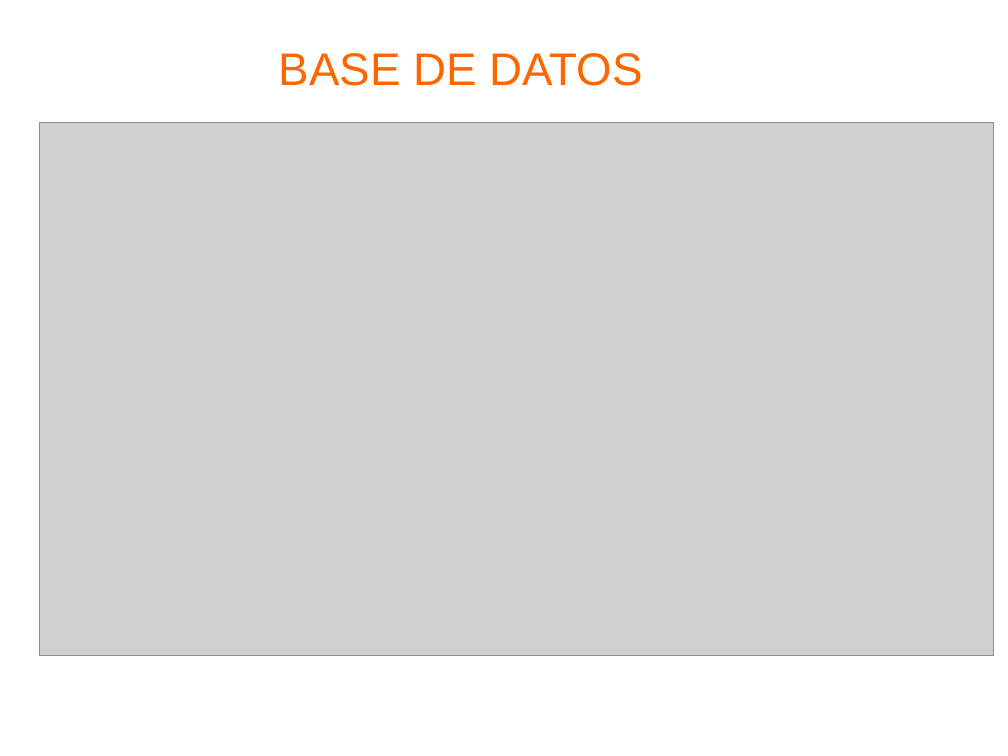
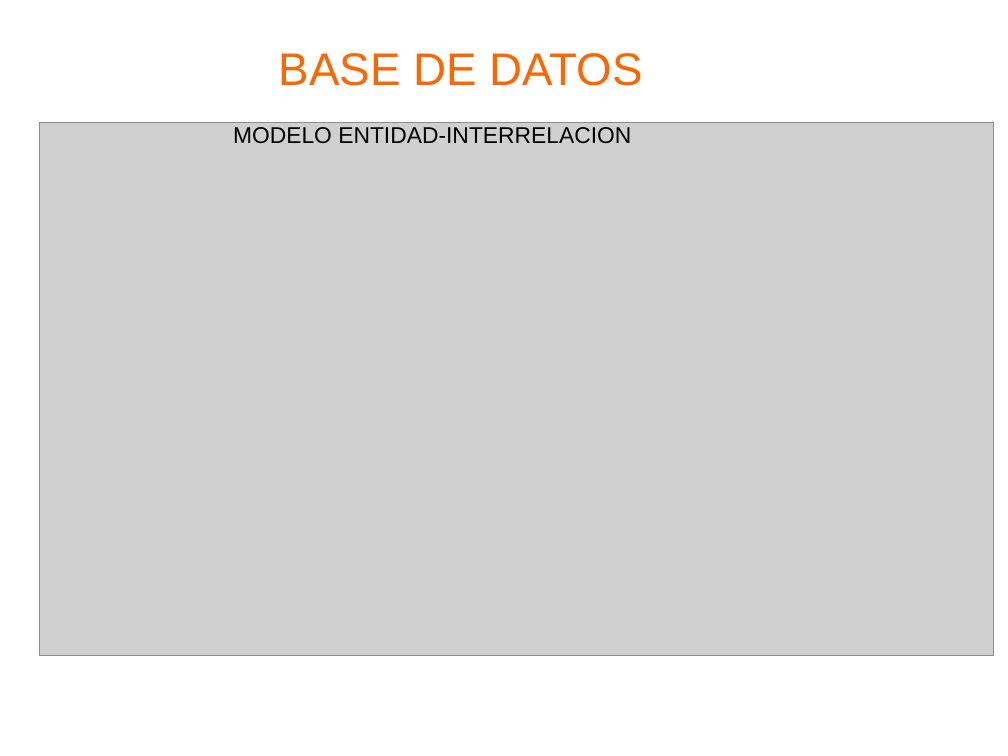
Before and after one commit to i52eszur/carneaerp, a slide deck: slide 15 of documentacion/presentacion/presentacion.odp (slide 13 before the commit). Drawn at 1008x756 pixels with LibreOffice and Linux fonts; fonts in the diff are those of the drawing; grey boxes stand for pictures; background and template pictures are left out. Boxes give left, top, right and bottom in pixels: in the first picture for what was removed or moved away, otherwise in the second. Text is boxed around its words. In the diff, an @@ line names an element or a change of style, - is before the commit and + after.

```diff
--- a/documentacion/presentacion/presentacion.odp
+++ b/documentacion/presentacion/presentacion.odp
@@ text added at <box>233,127,631,143</box>, 18 pt, text #000000 @@
+MODELO ENTIDAD-INTERRELACION
```
Also in this commit, not shown: 6 other slides changed, 7 slides added, 2 slides removed, 7 other files.
